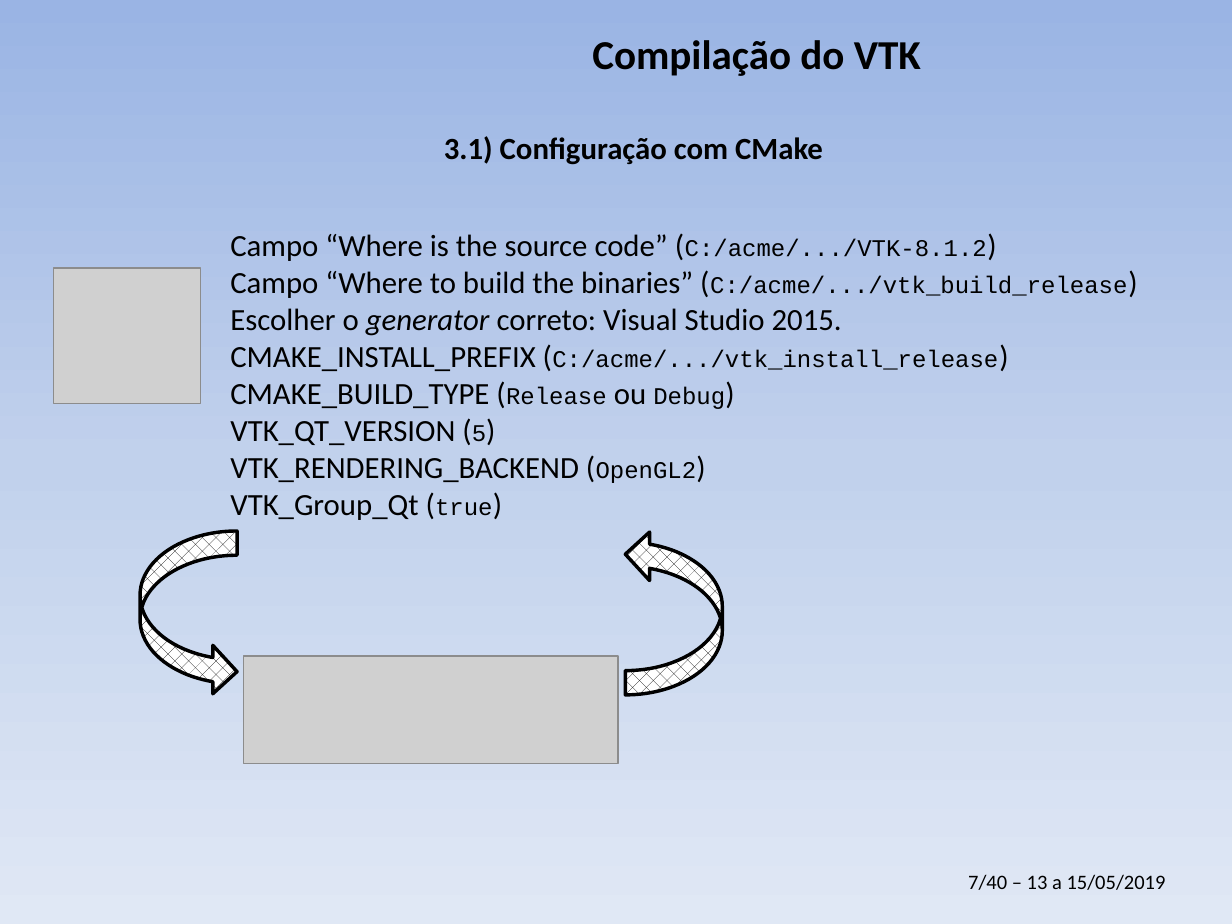
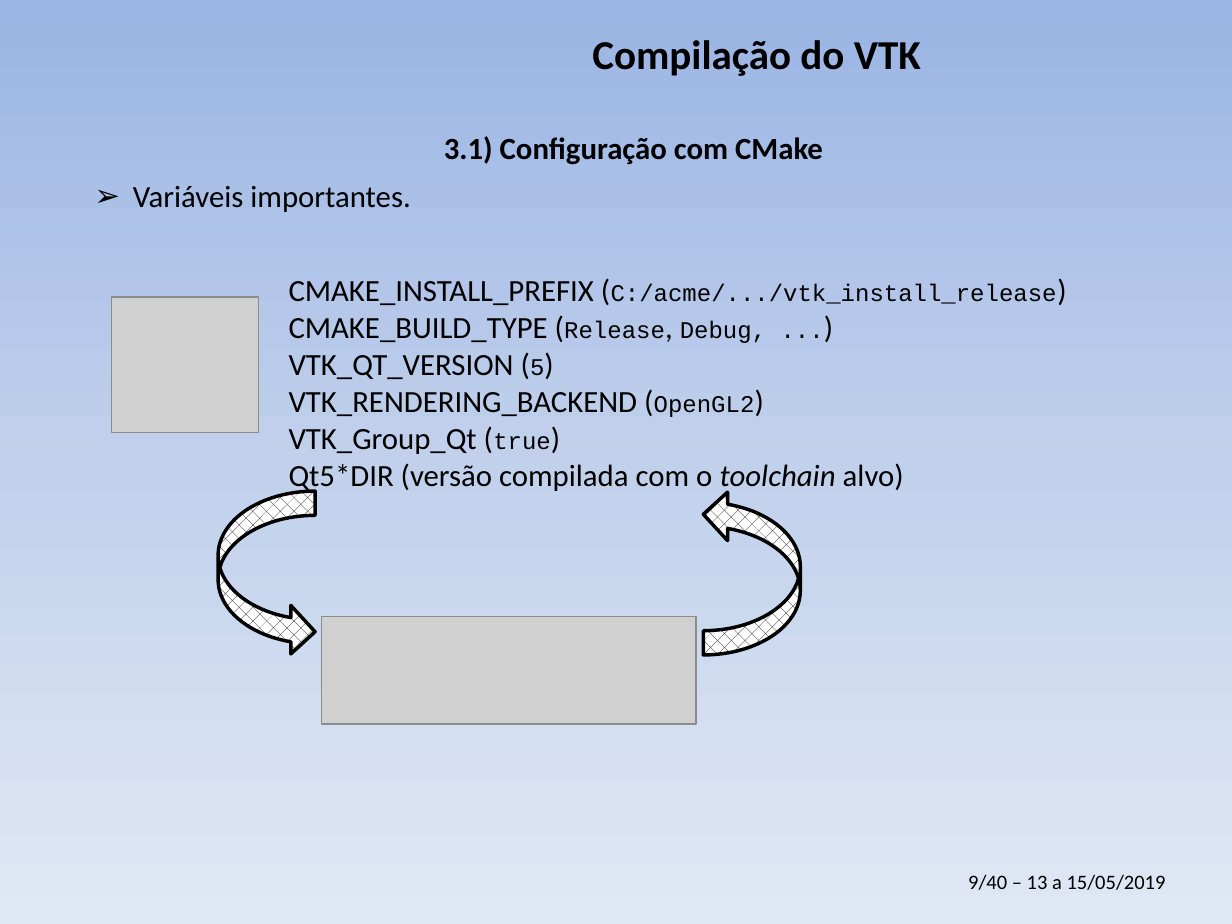
Before and after one commit to PauloCarvalhoRJ/cursoVTKgeo, a slide deck: slide 9 of aulas_3dias/slides_3dias.pptx (slide 7 before the commit). Drawn at 1232x924 pixels with LibreOffice and Linux fonts; fonts in the diff are those of the drawing; grey boxes stand for pictures; background and template pictures are left out. Boxes give left, top, right and bottom in pixels: in the first picture for what was removed or moved away, otherwise in the second. Text is boxed around its words. In the diff, an @@ line names an element or a change of style, - is before the commit and + after.

```diff
--- a/aulas_3dias/slides_3dias.pptx
+++ b/aulas_3dias/slides_3dias.pptx
@@ text added at bbox=[133, 186, 410, 212], 18 pt, text #000000 @@
+➢ Variáveis importantes.
@@ text at bbox=[230, 234, 1127, 336]: paragraphs removed @@
-Campo “Where is the source code” (C:/acme/.../VTK-8.1.2)
-Campo “Where to build the binaries” (C:/acme/.../vtk_build_release)
-Escolher o generator correto: Visual Studio 2015.
@@ text "CMAKE_INSTALL_PREFIX (C:/acme/.../vtk_install_release)": place and size @@
-text "CMAKE_INSTALL_PREFIX (C:/acme/.../vtk_install_release)" at bbox=[230, 234, 1127, 520]
+text "CMAKE_INSTALL_PREFIX (C:/acme/.../vtk_install_release)" at bbox=[289, 281, 1057, 494]
@@ picture: place and size @@
-picture at bbox=[53, 269, 200, 404]
+picture at bbox=[112, 297, 259, 432]
@@ text at bbox=[289, 318, 766, 343]: text changed @@
-CMAKE_BUILD_TYPE (Release ou Debug)
+CMAKE_BUILD_TYPE (Release, Debug, ...)
@@ text at bbox=[289, 463, 904, 494]: paragraph added @@
+Qt5*DIR (versão compilada com o toolchain alvo)
@@ curved right arrow: place and size @@
-curved right arrow at bbox=[140, 531, 238, 696]
+curved right arrow at bbox=[218, 492, 315, 657]
@@ curved right arrow: place and size @@
-curved right arrow at bbox=[626, 530, 723, 695]
+curved right arrow at bbox=[703, 490, 801, 655]
@@ picture: place and size @@
-picture at bbox=[244, 655, 618, 764]
+picture at bbox=[322, 616, 696, 724]
@@ text at bbox=[968, 874, 1166, 890]: text changed @@
-7/40 – 13 a 15/05/2019
+9/40 – 13 a 15/05/2019
```
Also in this commit, not shown: 3 other slides changed, 5 slides added.
